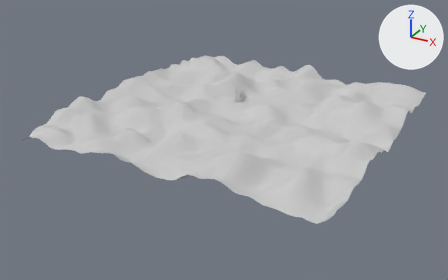
One commit to the Blender file gnome/Assets/models/gnomeland/gnomeland.blend: the scene before it, then after it.
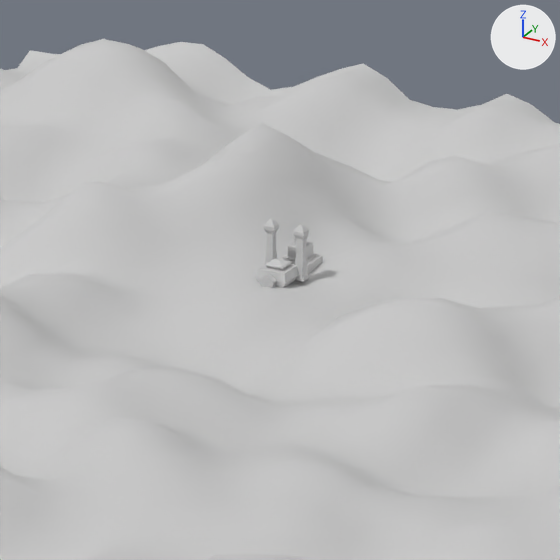
There are two pictures of each version: one whole from a 50 mm camera at (105.2, -203.6, 83.4) aimed at (3.7, -19.2, -8.9), one close up on the part from 42% to 65% of the width and 17% to 55% of the height. Arrows for +X, +Y and +Z are at upper right; the lights stay in place.

Before the edit, the objects in view are built like this:
```python
ob_entrance = bpy.data.objects.new('Entrance', me_box09)
ob_entrance.location = (-0.01, -2.54, 0.04)
ob_entrance.scale = (0.112, 0.112, 0.112)
ob_hall = bpy.data.objects.new('Hall', me_box09_004)
ob_hall.location = (-0.01, -0.95, 0.04)
ob_hall.scale = (0.112, 0.112, 0.112)
ob_palace = bpy.data.objects.new('Palace', me_box09_003)
ob_palace.location = (-0.01, 2.58, 0.04)
ob_palace.scale = (0.112, 0.112, 0.112)
ob_terrain = bpy.data.objects.new('Terrain', me_plane01)
ob_terrain.location = (1.57, -2.85, 0.02)
ob_terrain.scale = (0.112, 0.112, 0.112)
ob_tower = bpy.data.objects.new('Tower', me_box09_002)
ob_tower.location = (1.22, 0.25, 0.04)
ob_tower.scale = (0.112, 0.112, 0.112)
ob_tower_001 = bpy.data.objects.new('Tower.001', me_box09_002)
ob_tower_001.location = (-1.21, 0.25, 0.04)
ob_tower_001.scale = (0.112, 0.112, 0.112)
```
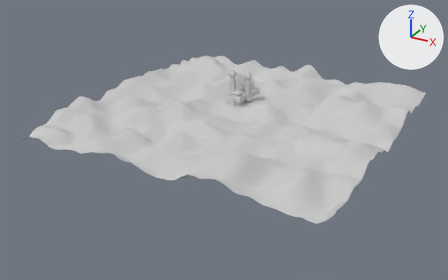
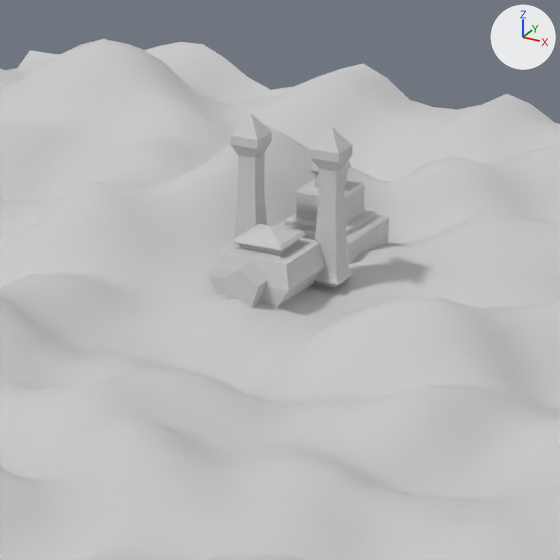
What differs and where, as boxes (x1, y1, x2, y2) in the close-ups (560 x 560 px):
'Hall', moved, rescaled (160% wider, 177% taller): before (255, 258, 299, 288); after (208, 223, 324, 308)
'Tower', moved, rescaled (159% wider, 168% taller): before (293, 223, 309, 282); after (311, 127, 354, 287)
'Palace', moved, rescaled (167% wider, 160% taller): before (281, 235, 323, 274); after (275, 161, 389, 264)
'Tower.001', moved, rescaled (169% wider, 168% taller): before (264, 218, 279, 264); after (230, 114, 272, 239)
'Entrance', moved, rescaled: before (260, 274, 277, 288); after (221, 264, 267, 308)

What the commit changed:
Object 'Tower.001' (ob_tower_001) moves from (-1.21, 0.25, 0.04) to (-3.25, 0.81, 0.04).
Object 'Tower.001' (ob_tower_001) is rescaled from (0.112, 0.112, 0.112) to (0.3, 0.3, 0.3).
Object 'Hall' (ob_hall) moves from (-0.01, -0.95, 0.04) to (-0.01, -2.41, 0.04).
Object 'Hall' (ob_hall) is rescaled from (0.112, 0.112, 0.112) to (0.3, 0.3, 0.3).
Object 'Palace' (ob_palace) moves from (-0.01, 2.58, 0.04) to (-0.01, 7.24, 0.04).
Object 'Palace' (ob_palace) is rescaled from (0.112, 0.112, 0.112) to (0.3, 0.3, 0.3).
Object 'Tower' (ob_tower) moves from (1.22, 0.25, 0.04) to (3.28, 0.81, 0.04).
Object 'Tower' (ob_tower) is rescaled from (0.112, 0.112, 0.112) to (0.3, 0.3, 0.3).
Object 'Entrance' (ob_entrance) moves from (-0.01, -2.54, 0.04) to (-0.01, -6.25, 0.04).
Object 'Entrance' (ob_entrance) is rescaled from (0.112, 0.112, 0.112) to (0.3, 0.3, 0.3).
